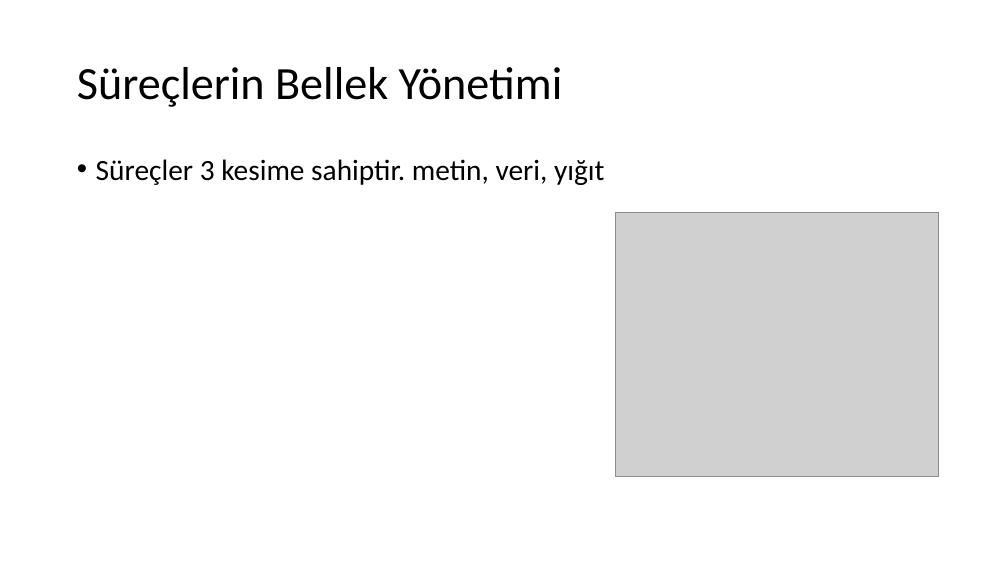
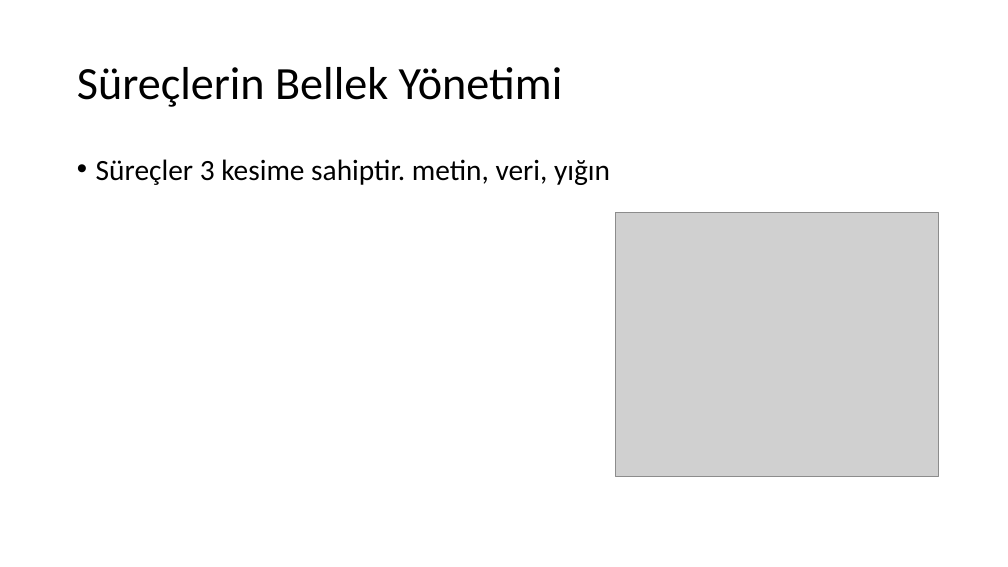
Before and after one commit to sercankulcu/sercankulcu.github.io, a slide deck: slide 70 of assets/teaching/os/1_Bolum_1_Giris.pptx (slide 43 before the commit). Drawn at 1008x567 pixels with LibreOffice and Linux fonts; fonts in the diff are those of the drawing; grey boxes stand for pictures. Boxes give left, top, right and bottom in pixels: in the first picture for what was removed or moved away, otherwise in the second. Text is boxed around its words. In the diff, an @@ line names an element or a change of style, - is before the commit and + after.

```diff
--- a/assets/teaching/os/1_Bolum_1_Giris.pptx
+++ b/assets/teaching/os/1_Bolum_1_Giris.pptx
@@ text at (96,159,610,185): text changed @@
-• Süreçler 3 kesime sahiptir. metin, veri, yığıt
+• Süreçler 3 kesime sahiptir. metin, veri, yığın
```
Also in this commit, not shown: 7 other slides changed, 28 slides added, 1 other file.
